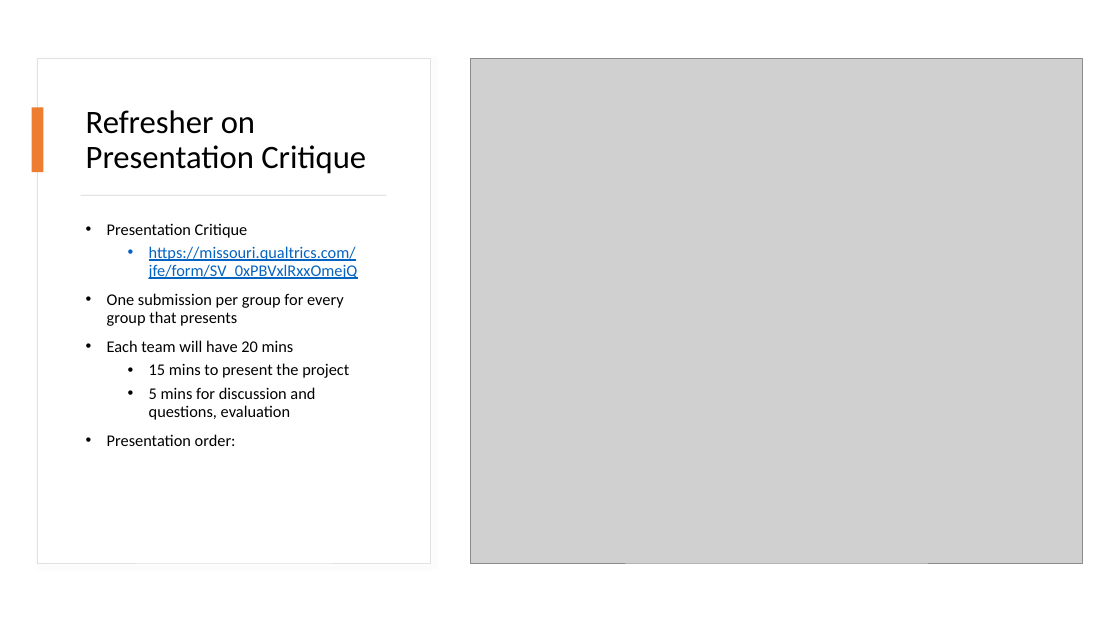
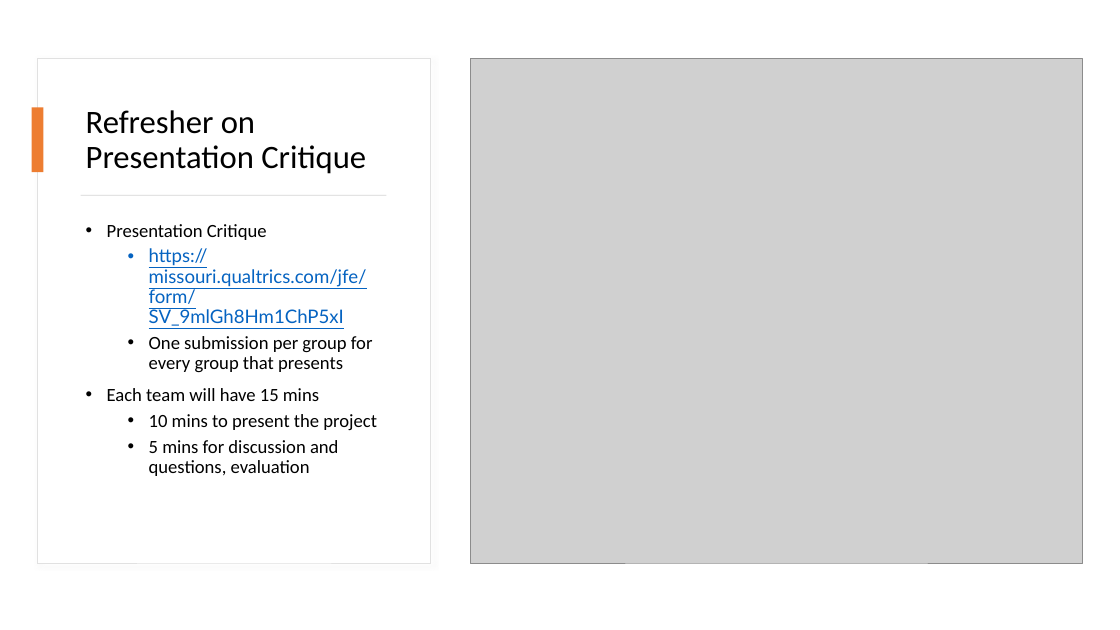
Before and after one commit to mikenguyen13/mar4050_S23_1, a slide deck: slide 2 of lectures/13/1_presentation.pptx. Drawn at 1120x630 pixels with LibreOffice and Linux fonts; fonts in the diff are those of the drawing; grey boxes stand for pictures. Boxes give left, top, right and bottom in pixels: in the first picture for what was removed or moved away, otherwise in the second. Text is boxed around its words. In the diff, an @@ line names an element or a change of style, - is before the commit and + after.

Commit message:
presentation

```diff
--- a/lectures/13/1_presentation.pptx
+++ b/lectures/13/1_presentation.pptx
@@ text at (107, 224, 373, 476): size 14 to 16 pt in "Presentation Critique", "One submission per group for every group ...", "5 mins for discussion and questions, evaluation"; list level 1 to 2 in "One submission per group for ..." @@
@@ text at (149, 248, 367, 326): text changed; size 14 to 16 pt; font Calibri to Lato @@
-  • https://missouri.qualtrics.com/jfe/form/SV_0xPBVxlRxxOmejQ
+  • https://missouri.qualtrics.com/jfe/form/SV_9mlGh8Hm1ChP5xI
@@ text at (107, 388, 377, 431): text changed; size 14 to 16 pt @@
-• Each team will have 20 mins
-  • 15 mins to present the project
+• Each team will have 15 mins
+  • 10 mins to present the project
@@ text at (107, 434, 236, 446): paragraph removed @@
-• Presentation order:
```
Also in this commit, not shown: 2 other files.
